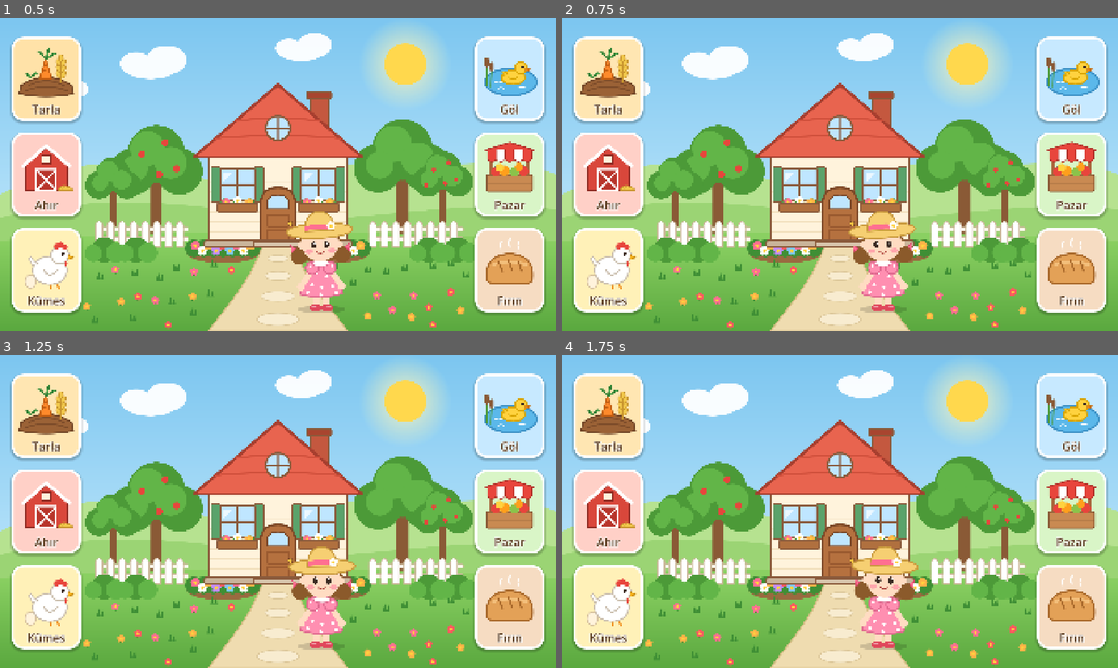
Above: before the commit, frames 1-4 (two rows, left to right).
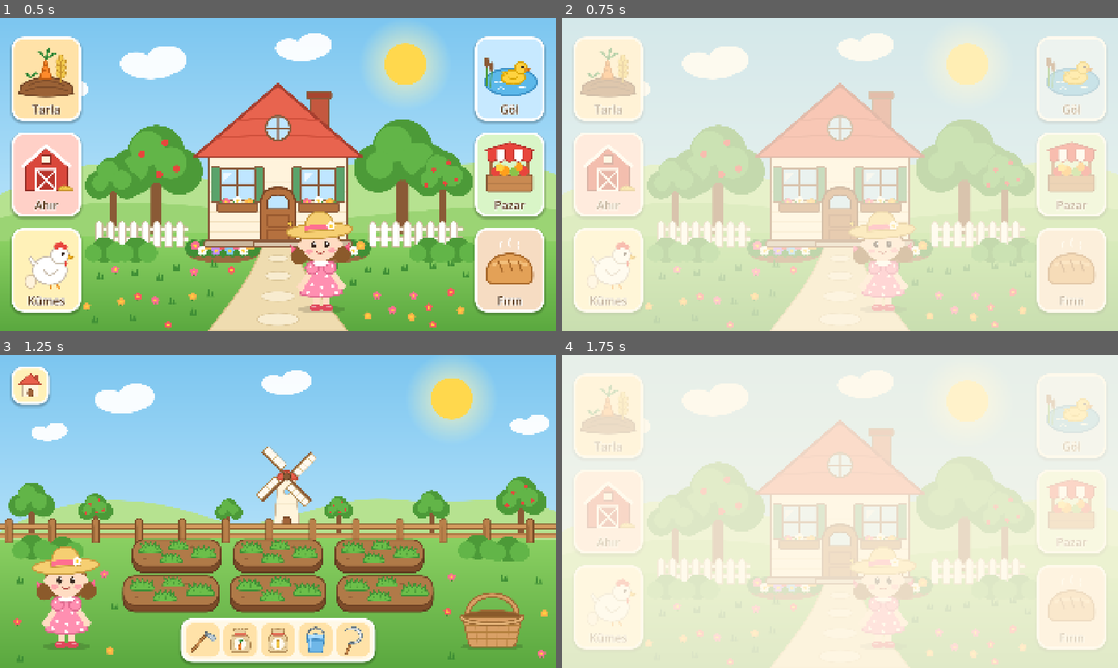
Above: after the commit, the same moments.

Repository: emirsalihgmrk/small-town
Game: Godot game, scene res://scenes/main/home.tscn
Same seed, same stepped clock (60 frames per second), same inputs: the game is played once before the commit and once after it.
Inputs (mouse positions are in pixels of both pictures, inside the frame that each line leads up to):
- Up to frame 1 (0.5 s): no input
- Up to frame 2 (0.75 s): click (606, 77) at 0.5 s
- Up to frame 3 (1.25 s): no input
- Up to frame 4 (1.75 s): click (589, 386) at 1.27 s

Frame 1 is identical in both runs. In frame 2, 91% of the frame differs, in the area x 0-100%, y 0-100%; in frame 3, 61%; in frame 4, 91%.

Commit message:
Ana ekran ile tarla arasında geçişi ekle
- SceneRouter autoload: perde (krem) ile yumuşak kapanış, sahne değişimi,
  yeni sahne hazır olunca açılış; geçiş sürerken istek ve dokunuşlar yok
  sayılıyor (çift basma tek geçiş)
- Ana ekran: bölüm kartları SceneRouter'a bağlandı; sahnesi olmayan
  bölümlerin kartı şimdilik tepkisiz
- Tarla: ev düğmesi ana ekrana dönüyor
- Ana sahne yeniden ana ekran yapıldı

Co-Authored-By: Claude Opus 5.5 <noreply@anthropic.com>

Diff:
--- /dev/null
+++ b/autoload/scene_router.gd
@@ -0,0 +1,69 @@
+extends CanvasLayer
+## Sahneler arası geçiş (autoload: SceneRouter).
+## Ekranı yumuşakça bir perdeyle kapatır, sahneyi değiştirir, yeni sahne hazır olunca perdeyi açar.
+## Geçiş sürerken gelen istekler ve dokunuşlar yok sayılır; çift basma iki geçiş başlatmaz.
+
+const HOME_SCENE: String = "res://scenes/main/home.tscn"
+## Henüz yapılmamış bölümler burada yoktur; kartları basılınca hiçbir şey olmaz.
+const SECTION_SCENES: Dictionary[StringName, String] = {
+	&"field": "res://scenes/field/field.tscn",
+}
+## Her şeyin, ana ekrandaki kartlar dahil, üstünde kalsın.
+const CURTAIN_LAYER: int = 100
+
+@export_range(0.05, 2.0, 0.05, "suffix:s") var close_time: float = 0.3
+@export_range(0.05, 2.0, 0.05, "suffix:s") var open_time: float = 0.35
+@export var curtain_color: Color = Color(1.0, 0.973, 0.906)
+
+var _curtain: ColorRect
+var _busy: bool = false
+
+
+func _ready() -> void:
+	process_mode = Node.PROCESS_MODE_ALWAYS
+	layer = CURTAIN_LAYER
+	_curtain = ColorRect.new()
+	_curtain.name = "Curtain"
+	_curtain.color = Color(curtain_color, 0.0)
+	_curtain.mouse_filter = Control.MOUSE_FILTER_IGNORE
+	_curtain.set_anchors_and_offsets_preset(Control.PRESET_FULL_RECT)
+	add_child(_curtain)
+
+
+func _input(_event: InputEvent) -> void:
+	if _busy:
+		get_viewport().set_input_as_handled()
+
+
+func has_section(section_id: StringName) -> bool:
+	return SECTION_SCENES.has(section_id)
+
+
+## Bölümün sahnesi yoksa sessizce hiçbir şey yapmaz.
+func go_to_section(section_id: StringName) -> void:
+	if has_section(section_id):
+		_go(SECTION_SCENES[section_id])
+
+
+func go_home() -> void:
+	_go(HOME_SCENE)
+
+
+func _go(scene_path: String) -> void:
+	if _busy:
+		return
+	_busy = true
+	await _fade_curtain(1.0, close_time)
+	var err: Error = get_tree().change_scene_to_file(scene_path)
+	if err == OK:
+		await get_tree().scene_changed
+	else:
+		push_error("Sahneye geçilemedi: %s (%s)" % [scene_path, error_string(err)])
+	await _fade_curtain(0.0, open_time)
+	_busy = false
+
+
+func _fade_curtain(alpha: float, duration: float) -> void:
+	var tween: Tween = create_tween().set_trans(Tween.TRANS_SINE).set_ease(Tween.EASE_IN_OUT)
+	tween.tween_property(_curtain, ^"color:a", alpha, duration)
+	await tween.finished
--- a/project.godot
+++ b/project.godot
@@ -18,6 +18,7 @@
 [autoload]
 
 AudioManager="*res://autoload/audio_manager.gd"
+SceneRouter="*res://autoload/scene_router.gd"
 
 [display]
 
--- a/scenes/field/field.tscn
+++ b/scenes/field/field.tscn
@@ -27,6 +27,7 @@
 [ext_resource type="Texture2D" path="res://assets/art/field/windmill_blades.svg" id="25_windmill_blades"]
 [ext_resource type="Script" path="res://scripts/input/tap_router.gd" id="tap_router_script"]
 [ext_resource type="Script" path="res://scripts/components/pause_when_inactive.gd" id="pause_script"]
+[ext_resource type="Script" path="res://scripts/field/field.gd" id="field_script"]
 
 [sub_resource type="StyleBoxFlat" id="home_normal"]
 bg_color = Color(1, 0.945, 0.722, 1)
@@ -102,6 +103,7 @@
 corner_radius_bottom_left = 28
 
 [node name="Field" type="Node2D"]
+script = ExtResource("field_script")
 
 [node name="World" type="Node2D" parent="."]
 
--- a/scenes/main/home.tscn
+++ b/scenes/main/home.tscn
@@ -29,8 +29,10 @@
 [ext_resource type="Script" path="res://scripts/home/home_ambience.gd" id="ambience_script"]
 [ext_resource type="Script" path="res://scripts/input/tap_router.gd" id="tap_router_script"]
 [ext_resource type="Script" path="res://scripts/components/pause_when_inactive.gd" id="pause_script"]
+[ext_resource type="Script" path="res://scripts/home/home.gd" id="home_script"]
 
 [node name="Home" type="Node2D"]
+script = ExtResource("home_script")
 
 [node name="World" type="Node2D" parent="."]
 
--- /dev/null
+++ b/scripts/field/field.gd
@@ -0,0 +1,8 @@
+extends Node2D
+## Tarla bölümü. Şimdilik yalnızca ev düğmesiyle ana ekrana dönüşü bağlar.
+
+@onready var _home_button: Button = $UI/Root/HomeButton
+
+
+func _ready() -> void:
+	_home_button.pressed.connect(SceneRouter.go_home)
--- /dev/null
+++ b/scripts/home/home.gd
@@ -0,0 +1,9 @@
+extends Node2D
+## Ana ekran: bölüm kartına basılınca o bölüme geçer (henüz yapılmamış bölümlerin kartı tepkisizdir).
+
+
+func _ready() -> void:
+	for node: Node in find_children("*", "Button"):
+		var card: SectionCard = node as SectionCard
+		if card != null:
+			card.section_selected.connect(SceneRouter.go_to_section)
Not shown, added: autoload/scene_router.gd.uid
Not shown, added: scripts/field/field.gd.uid
Not shown, added: scripts/home/home.gd.uid
